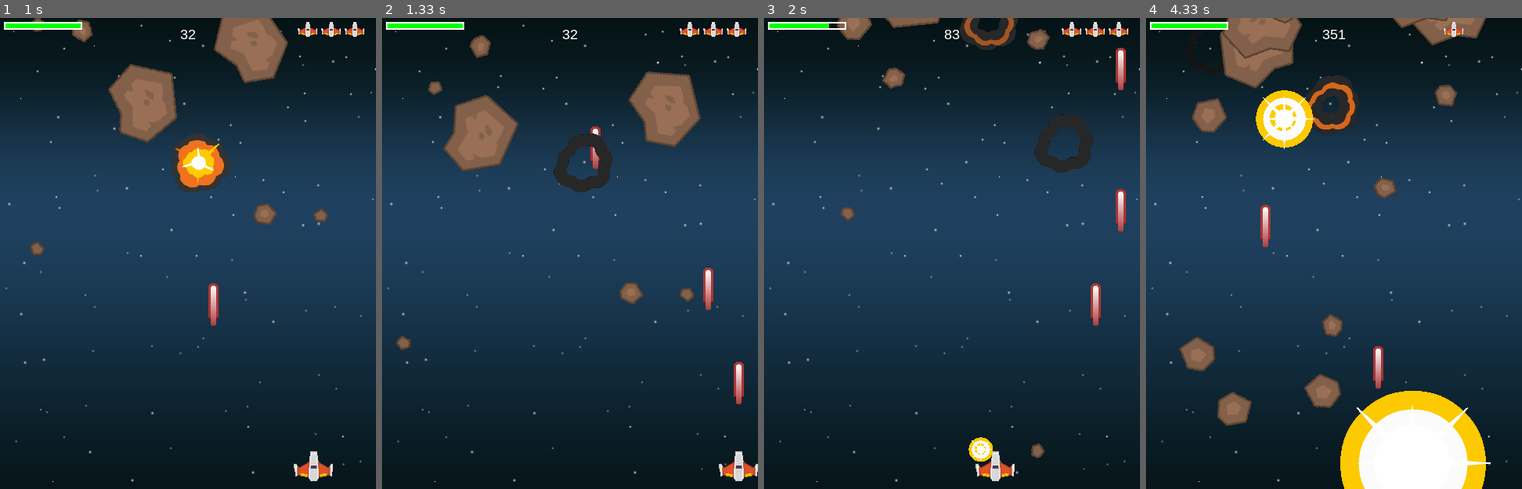
Above: before the commit, frames 1-4 (left to right).
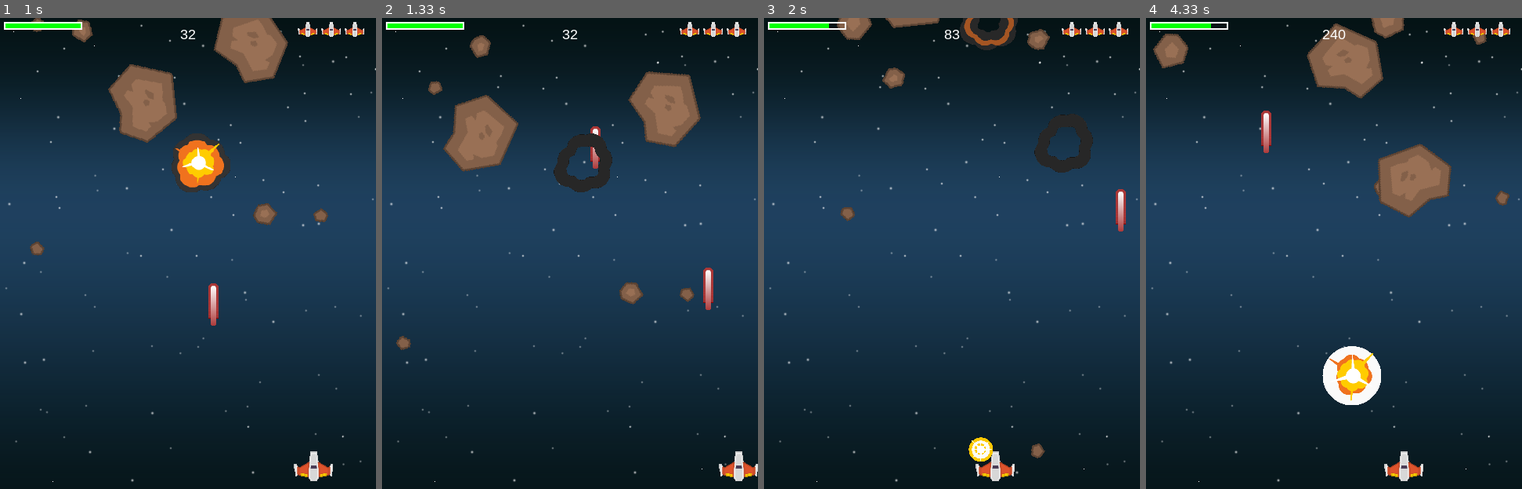
Above: after the commit, the same moments.

Repository: s-anikeeva/BasicOfAlgorithms
Game: pygame game, started from pygame-4_1.py
The game is run twice, just before and just after one commit, with the same random seed, the same clock (stepped at 60 frames per second) and the same inputs.
Inputs:
- Up to frame 1 (1 s): tap Space at 0.33, 0.73 s; hold Right from 0.67 s (still down)
- Up to frame 2 (1.33 s): tap Space at 1.03, 1.23 s; release Right at 1.13 s; hold Right from 1.17 s (still down)
- Up to frame 3 (2 s): tap Space at 1.53, 1.73 s; release Right at 1.63 s; hold Left from 1.67 s (still down)
- Up to frame 4 (4.33 s): tap Space at 2.03, 2.3, 2.6, 2.73, 3.03, 3.4, 3.7, 3.9, 4.2 s; release Left at 2.2 s; hold Left 2.23-2.63 s; hold Right 2.67-3.3 s; hold Left 3.33-3.8 s; hold Right 3.83-4.3 s

Frame 1 is identical in both runs. In frame 2, 0.2% of the frame differs, in the area x 93-97%, y 73-82%; in frame 3, 0.4%; in frame 4, 21%, in the area x 1-97%, y 0-100%.

Commit message:
лаба 4.9

Diff:
--- a/pygame-4_1.py
+++ b/pygame-4_1.py
@@ -5,6 +5,7 @@
 img_dir = path.join(path.dirname(__file__), 'img\png')
 snd_dir = path.join(path.dirname(__file__), 'snd')
 
+POWERUP_TIME = 5000
 WIDTH = 480
 HEIGHT = 600
 FPS = 60
@@ -36,9 +37,16 @@
         self.shield = 100
         self.lives = 3
         self.hidden = False
+        self.shoot_delay = 250
+        self.last_shot = pygame.time.get_ticks()
         self.hide_timer = pygame.time.get_ticks()
-
-    def update(self):
+        self.power = 1
+        self.power_time = pygame.time.get_ticks()
+
+    def update(self):
+        if self.power >= 2 and pygame.time.get_ticks() - self.power_time > POWERUP_TIME:
+            self.power -= 1
+            self.power_time = pygame.time.get_ticks()
         self.speedx = 0
         keystate = pygame.key.get_pressed()
         if keystate[pygame.K_LEFT]:
@@ -56,15 +64,31 @@
             self.rect.bottom = HEIGHT - 10
 
     def shoot(self):
-        bullet = Bullet(self.rect.centerx, self.rect.top)
-        all_sprites.add(bullet)
-        bullets.add(bullet)
-        shoot_sound.play()
+        now = pygame.time.get_ticks()
+        if now - self.last_shot > self.shoot_delay:
+            self.last_shot = now
+            if self.power == 1:
+                bullet = Bullet(self.rect.centerx, self.rect.top)
+                all_sprites.add(bullet)
+                bullets.add(bullet)
+                shoot_sound.play()
+        if self.power >= 2:
+            bullet1 = Bullet(self.rect.left, self.rect.centery)
+            bullet2 = Bullet(self.rect.right, self.rect.centery)
+            all_sprites.add(bullet1)
+            all_sprites.add(bullet2)
+            bullets.add(bullet1)
+            bullets.add(bullet2)
+            shoot_sound.play()
 
     def hide(self):
         self.hidden = True
         self.hide_timer = pygame.time.get_ticks()
         self.rect.center = (WIDTH / 2, HEIGHT + 200)
+
+    def powerup(self):
+        self.power += 1
+        self.power_time = pygame.time.get_ticks()
 
 
 class Mob(pygame.sprite.Sprite):
@@ -128,6 +152,22 @@
                 self.rect = self.image.get_rect()
                 self.rect.center = center
 
+class Pow(pygame.sprite.Sprite):
+    def __init__(self, center):
+        pygame.sprite.Sprite.__init__(self)
+        self.type = random.choice(['shield', 'gun'])
+        self.image = powerup_images[self.type]
+        self.image.set_colorkey(BLACK)
+        self.rect = self.image.get_rect()
+        self.rect.center = center
+        self.speedy = 2
+
+    def update(self):
+        self.rect.y += self.speedy
+        # убить, если он сдвинется с нижней части экрана
+        if self.rect.top > HEIGHT:
+            self.kill()
+
 def newmob():
     m = Mob()
     all_sprites.add(m)
@@ -175,6 +215,8 @@
     surf.blit(text_surface, text_rect)
 
 shoot_sound = pygame.mixer.Sound(path.join(snd_dir, 'pew.wav'))
+shield_sound = pygame.mixer.Sound(path.join(snd_dir, 'pow4.wav'))
+power_sound = pygame.mixer.Sound(path.join(snd_dir, 'pow5.wav'))
 expl_sounds = []
 for snd in ['expl3.wav', 'expl6.wav']:
     expl_sounds.append(pygame.mixer.Sound(path.join(snd_dir, snd)))
@@ -197,6 +239,9 @@
 explosion_anim['lg'] = []
 explosion_anim['sm'] = []
 explosion_anim['player'] = []
+powerup_images = {}
+powerup_images['shield'] = pygame.image.load(path.join(img_dir, 'shield_gold.png')).convert()
+powerup_images['gun'] = pygame.image.load(path.join(img_dir, 'bolt_gold.png')).convert()
 for i in range(9):
     filename = 'regularExplosion0{}.png'.format(i)
     img = pygame.image.load(path.join(img_dir, filename)).convert()
@@ -216,6 +261,7 @@
 all_sprites = pygame.sprite.Group()
 mobs = pygame.sprite.Group()
 bullets = pygame.sprite.Group()
+powerups = pygame.sprite.Group()
 player = Player()
 all_sprites.add(player)
 for i in range(8):
@@ -241,9 +287,13 @@
         random.choice(expl_sounds).play()
         expl = Explosion(hit.rect.center, 'lg')
         all_sprites.add(expl)
+        if random.random() > 0.9:
+            pow = Pow(hit.rect.center)
+            all_sprites.add(pow)
+            powerups.add(pow)
         newmob()
 
-    hits = pygame.sprite.spritecollide(player, mobs, False, pygame.sprite.collide_circle)
+    hits = pygame.sprite.spritecollide(player, mobs, True, pygame.sprite.collide_circle)
     for hit in hits:
         player.shield -= hit.radius * 2
         expl = Explosion(hit.rect.center, 'sm')
@@ -255,8 +305,19 @@
             player.hide()
             player.lives -= 1
             player.shield = 100
-        if player.lives == 0 and not death_explosion.alive():
-            running = False
+
+    hits = pygame.sprite.spritecollide(player, powerups, True)
+    for hit in hits:
+        if hit.type == 'shield':
+            player.shield += random.randrange(10, 30)
+            if player.shield >= 100:
+                player.shield = 100
+        if hit.type == 'gun':
+            player.powerup()
+            power_sound.play()
+
+    if player.lives == 0 and not death_explosion.alive():
+        running = False
 
     screen.fill(BLACK)
     screen.blit(background, background_rect)
Binary file added: img/PNG/bolt_gold.png
Binary file added: img/PNG/shield_gold.png
Not shown, added: snd/pow4.wav
Not shown, added: snd/pow5.wav
